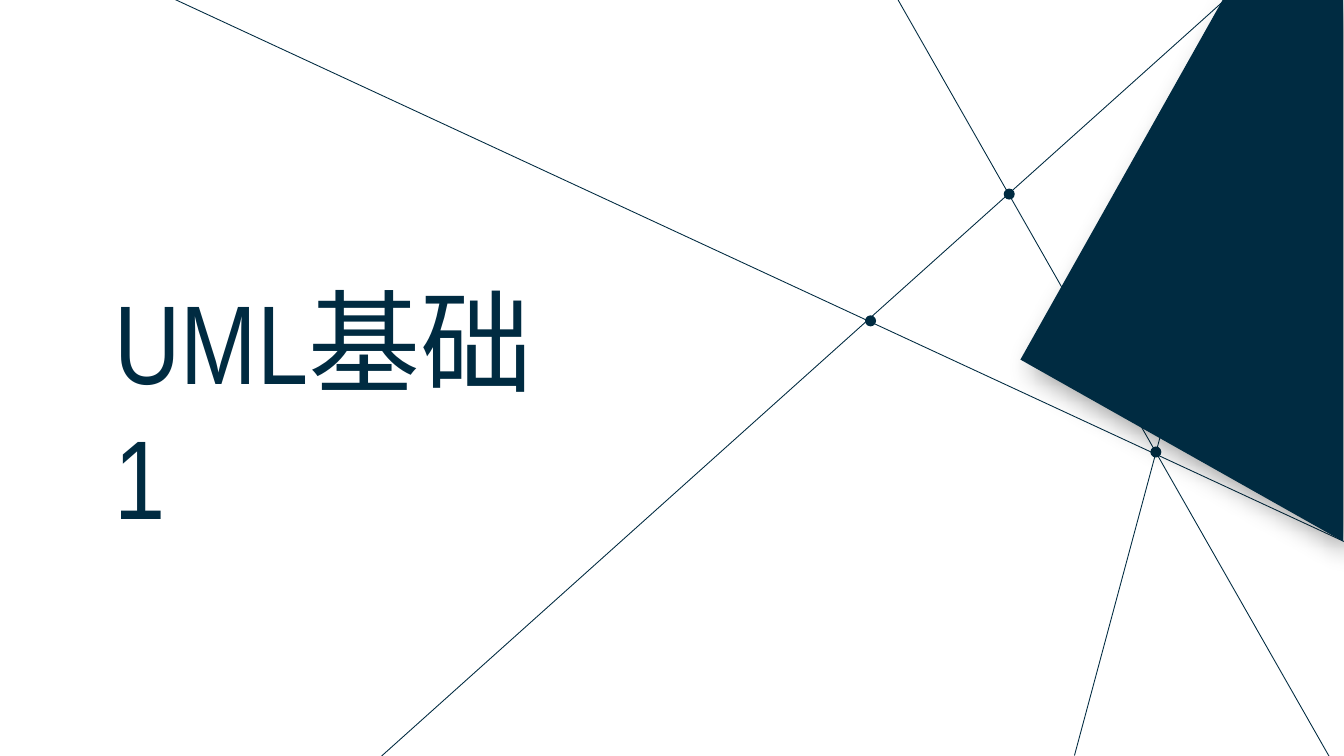
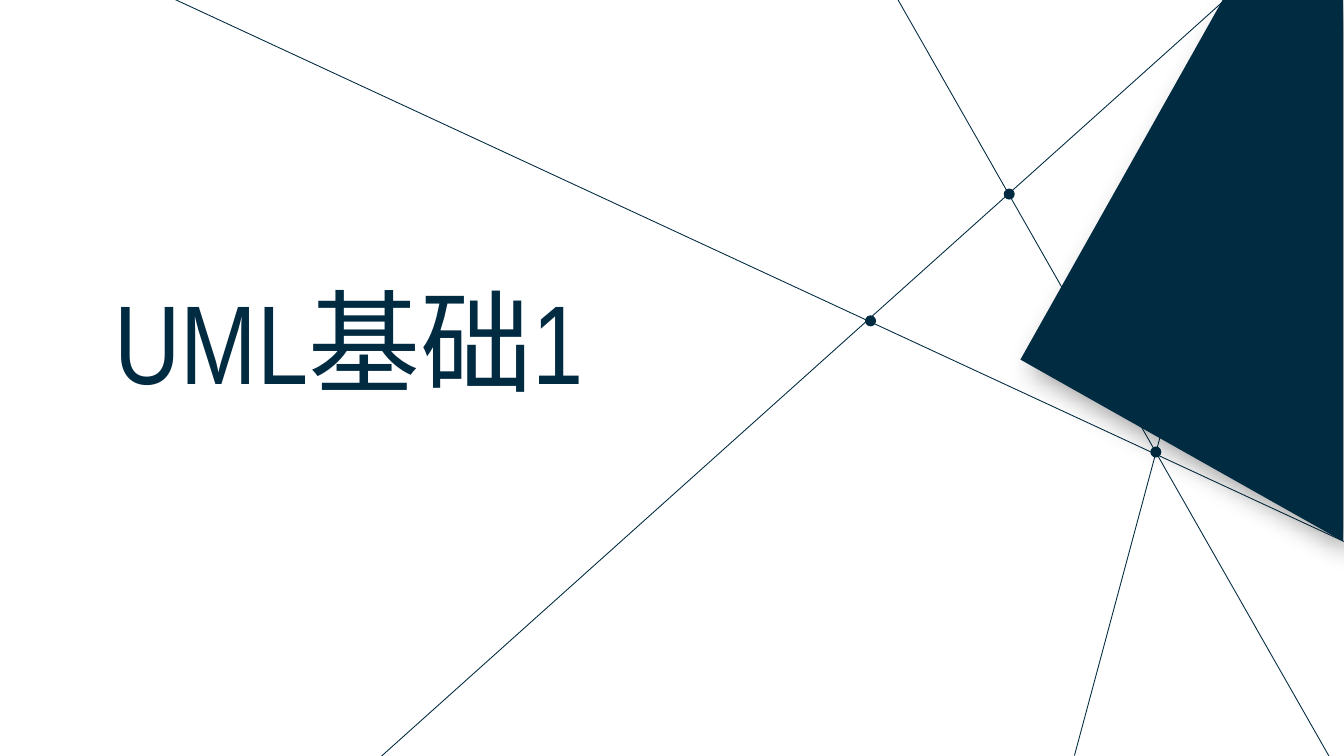
Before and after one commit to PRD2018-G18/PRD2018, a slide deck: slide 1 of 非受控文档/过程文档/图/UML基础1.pptx. Drawn at 1344x756 pixels with LibreOffice and Linux fonts; fonts in the diff are those of the drawing. Boxes give left, top, right and bottom in pixels: in the first picture for what was removed or moved away, otherwise in the second. Text is boxed around its words. In the diff, an @@ line names an element or a change of style, - is before the commit and + after.

Commit message:
审核UML基础PPT，修改，添加绩效等

```diff
--- a/非受控文档/过程文档/图/UML基础1.pptx
+++ b/非受控文档/过程文档/图/UML基础1.pptx
@@ text "UML基础1" rewrapped from <box>105,268,549,549</box> to <box>114,294,583,392</box> @@
```
Also in this commit, not shown: 4 other slides changed, 5 slides added, 2 other files.
